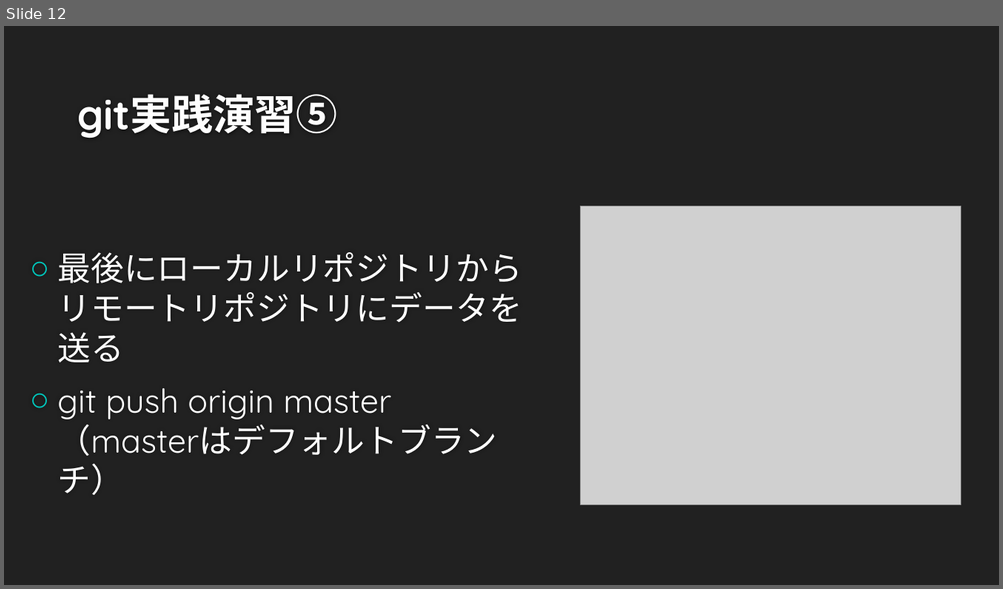
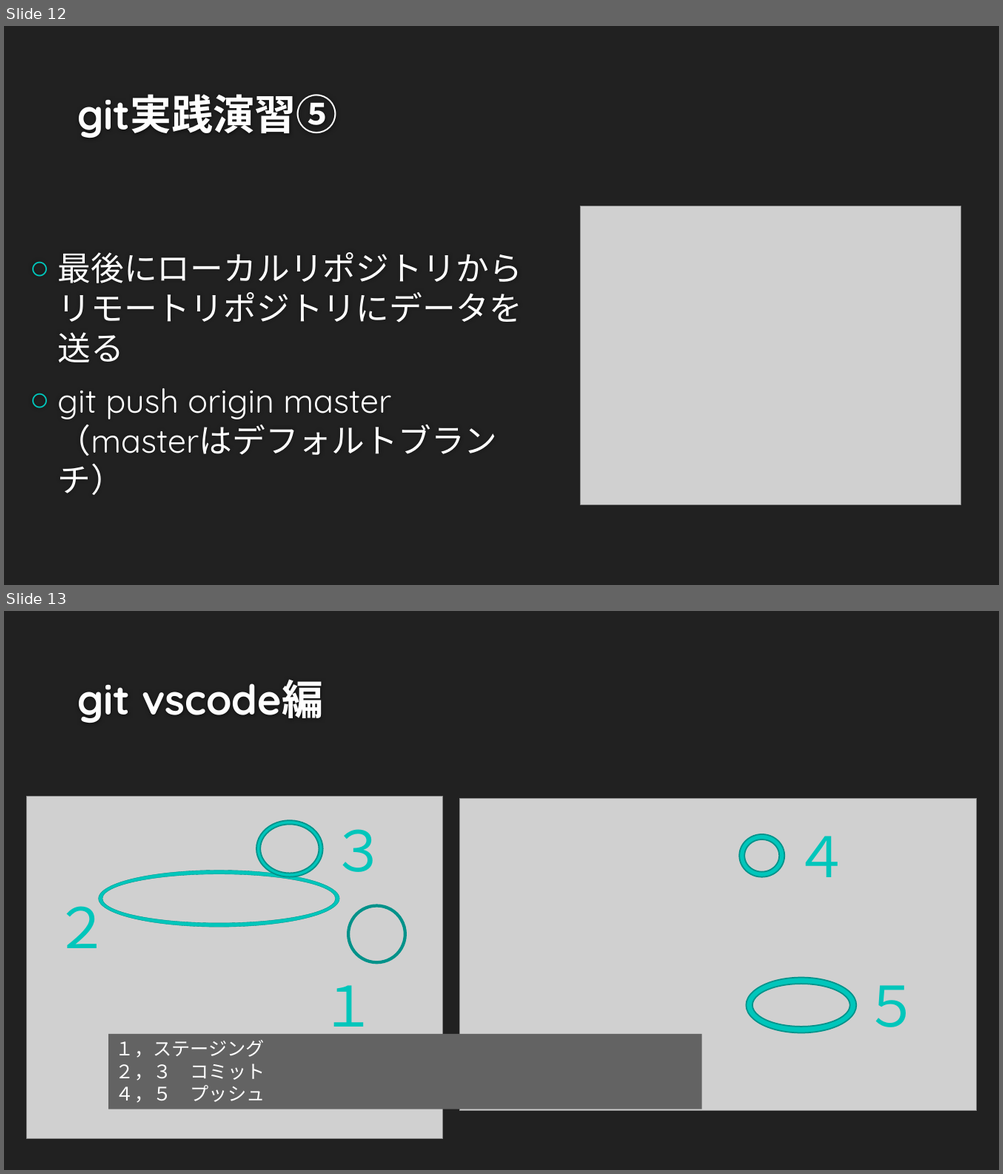
Before and after one commit to tech201823/techclub, a slide deck: git_using.pptx. Shown one above the other, each under a label of ours: slide 12 before the commit, slides 12 and 13 after it. The pictures are 1003x589 and 1003x1174 pixels, drawn with LibreOffice and Linux fonts; fonts in the diff are those of the drawing; grey boxes stand for pictures; background and template pictures are left out. Boxes give left, top, right and bottom in pixels: in the first picture for what was removed or moved away, otherwise in the second. Text is boxed around its words. In the diff, an @@ line names an element or a change of style, - is before the commit and + after.

```diff
--- a/git_using.pptx
+++ b/git_using.pptx
@@ slide 13 added at (4, 611, 999, 1170), background #212121 @@
@@ title added at (77, 679, 323, 723), 40 pt, text #FEFEFE, bold @@
+git vscode編
@@ picture added at (26, 797, 443, 1139) @@
@@ picture added at (459, 798, 976, 1111) @@
@@ donut added at (256, 820, 323, 877), fill #00C6BB, outline #00928A 1.25 pt @@
@@ text added at (330, 829, 387, 872), 54 pt, text #00C6BB @@
+３
@@ donut added at (739, 834, 785, 877), fill #00C6BB, outline #00928A 1.25 pt @@
@@ text added at (794, 836, 850, 877), 54 pt, text #00C6BB @@
+４
@@ donut added at (99, 871, 340, 927), fill #00C6BB, outline #00928A 0.25 pt @@
@@ text added at (54, 891, 110, 948), 54 pt, text #00C6BB @@
+２
@@ ellipse added at (348, 906, 404, 963), outline #00928A 3 pt @@
@@ text added at (320, 985, 376, 1041), 54 pt, text #00C6BB @@
+１
@@ donut added at (745, 978, 856, 1034), fill #00C6BB, outline #00928A 1.25 pt @@
@@ text added at (864, 985, 920, 1028), 54 pt, text #00C6BB @@
+５
@@ rectangle added at (108, 1034, 702, 1110), fill #636363, 18 pt, text #FFFFFF @@
+１，ステージング
+２，３ コミット
+４，５ プッシュ
```
Also in this commit, not shown: 1 slide removed, 1 other file.
